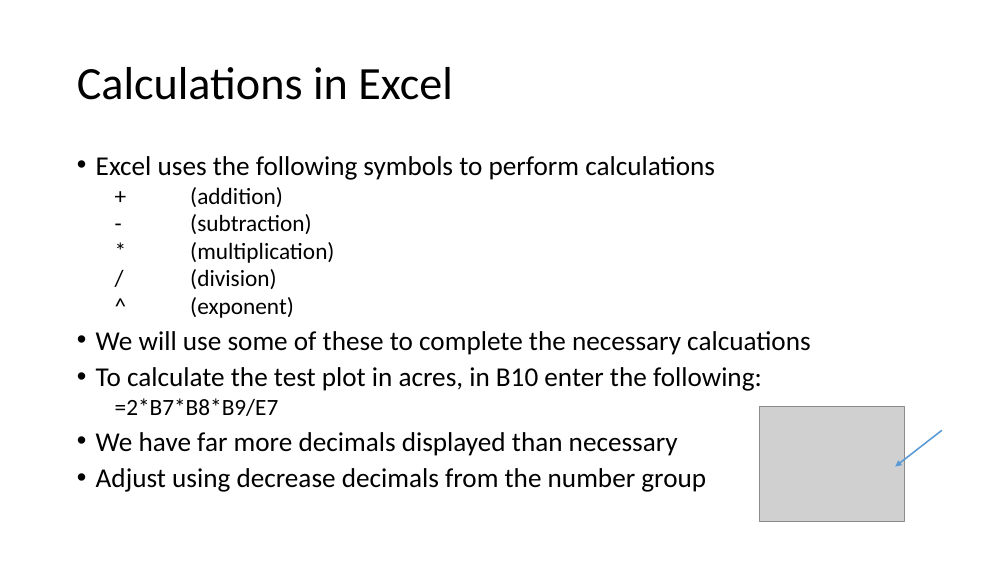
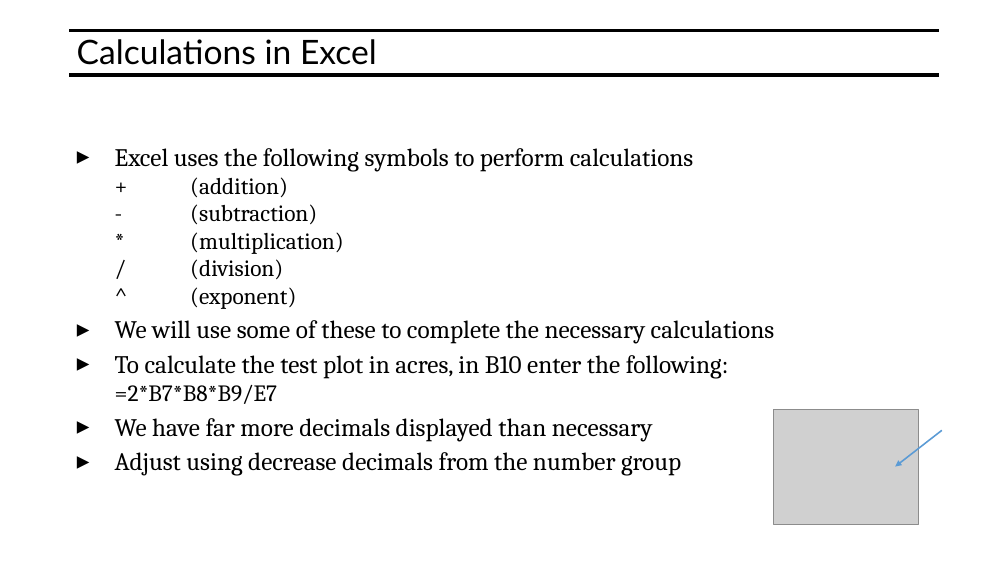
Before and after one commit to mjmacarty/excel-at-excel, a slide deck: slide 10 of Excel-at-Excel.pptx. Drawn at 1008x567 pixels with LibreOffice and Linux fonts; fonts in the diff are those of the drawing; grey boxes stand for pictures. Boxes give left, top, right and bottom in pixels: in the first picture for what was removed or moved away, otherwise in the second. Text is boxed around its words. In the diff, an @@ line names an element or a change of style, - is before the commit and + after.

```diff
--- a/Excel-at-Excel.pptx
+++ b/Excel-at-Excel.pptx
@@ title "Calculations in Excel" at [77, 39, 377, 65]: size 44 to 32 pt, font Calibri to Lato; vertical alignment middle to top @@
@@ line added from (70, 30) to (939, 30), #000000 3 pt @@
@@ line added from (70, 75) to (939, 75), #000000 3 pt @@
@@ text "Excel uses the following symbols ...": place and size @@
-text "Excel uses the following symbols ..." at [96, 156, 811, 492]
+text "Excel uses the following symbols ..." at [115, 148, 774, 476]
@@ text at [115, 148, 729, 476]: size 25.9 to 24.1 pt in "Excel uses the following symbols to perform ...", "To calculate the test plot in acres, ...", "We have far more decimals displayed than ...", "Adjust using decrease decimals from the number ..."; font Calibri to Cambria in "Excel uses the following symbols to perform ...", "+ (addition)", "- (subtraction)", "* (multiplication)" and 6 more places; bullet • to ▸ @@
@@ text at [115, 320, 774, 344]: text changed; size 25.9 to 24.1 pt; font Calibri to Cambria @@
-• We will use some of these to complete the necessary calcuations
+▸ We will use some of these to complete the necessary calculations
@@ picture: place and size @@
-picture at [760, 407, 905, 522]
+picture at [774, 409, 919, 524]
```
Also in this commit, not shown: 39 other slides changed, 1 slide added.
